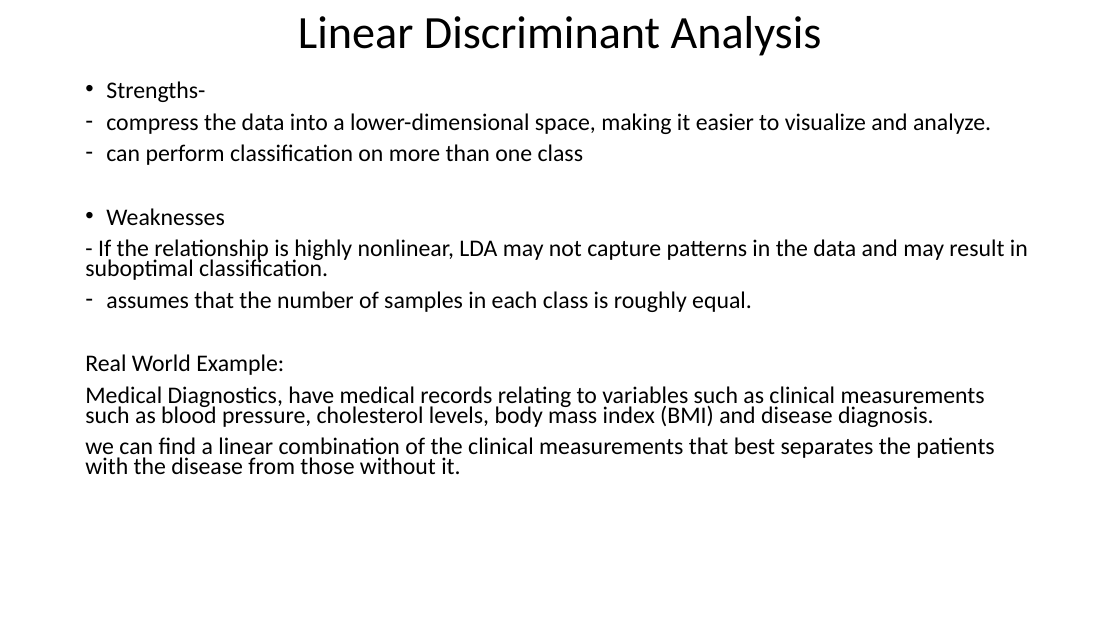
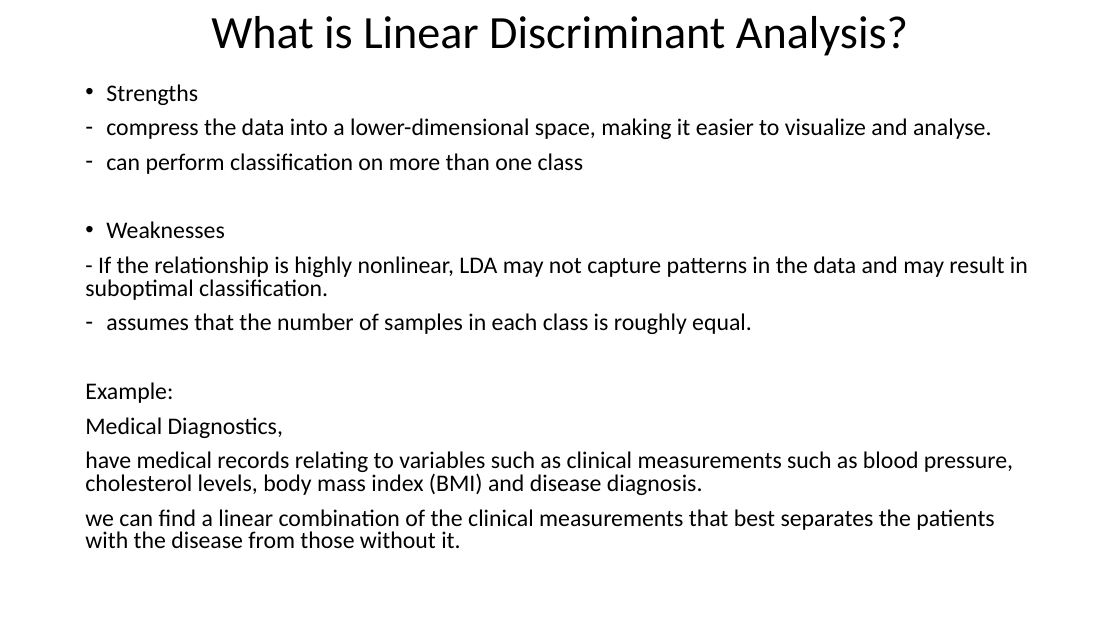
Before and after one commit to djcraig2304/CodeClan_Homework_DavidCraig, a slide deck: slide 3 of Week_11/Linear Discriminant Analysis.pptx. Drawn at 1120x630 pixels with LibreOffice and Linux fonts; fonts in the diff are those of the drawing. Boxes give left, top, right and bottom in pixels: in the first picture for what was removed or moved away, otherwise in the second. Text is boxed around its words. In the diff, an @@ line names an element or a change of style, - is before the commit and + after.

```diff
--- a/Week_11/Linear Discriminant Analysis.pptx
+++ b/Week_11/Linear Discriminant Analysis.pptx
@@ title at box(211, 16, 908, 56): text changed @@
-Linear Discriminant Analysis
+What is Linear Discriminant Analysis?
@@ text at box(106, 84, 991, 139): text changed @@
-• Strengths-
-– compress the data into a lower-dimensional space, making it easier to visualize and analyze.
+• Strengths
+– compress the data into a lower-dimensional space, making it easier to visualize and analyse.
@@ text at box(85, 153, 1028, 548): line spacing 0.7 to 0.8 @@
@@ text at box(85, 382, 1013, 495): text changed @@
-Real World Example:
-Medical Diagnostics, have medical records relating to variables such as clinical measurements such as blood pressure, cholesterol levels, body mass index (BMI) and disease diagnosis.
+Example:
+Medical Diagnostics,
+have medical records relating to variables such as clinical measurements such as blood pressure, cholesterol levels, body mass index (BMI) and disease diagnosis.
```
Also in this commit, not shown: 2 other slides changed.
